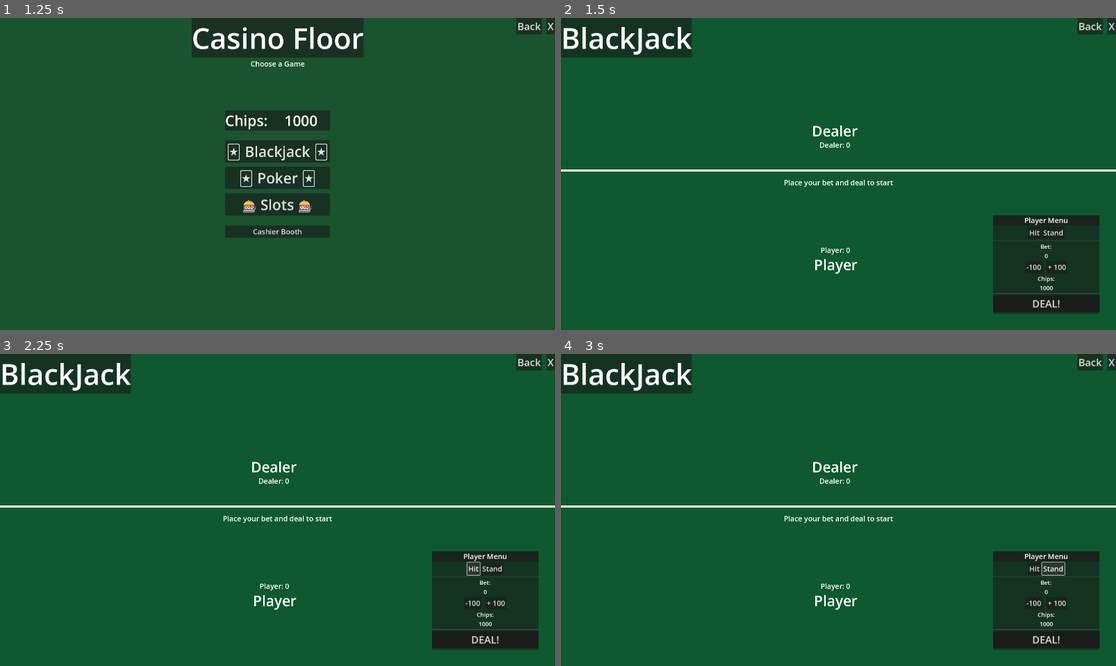
Above: before the commit, frames 1-4 (two rows, left to right).
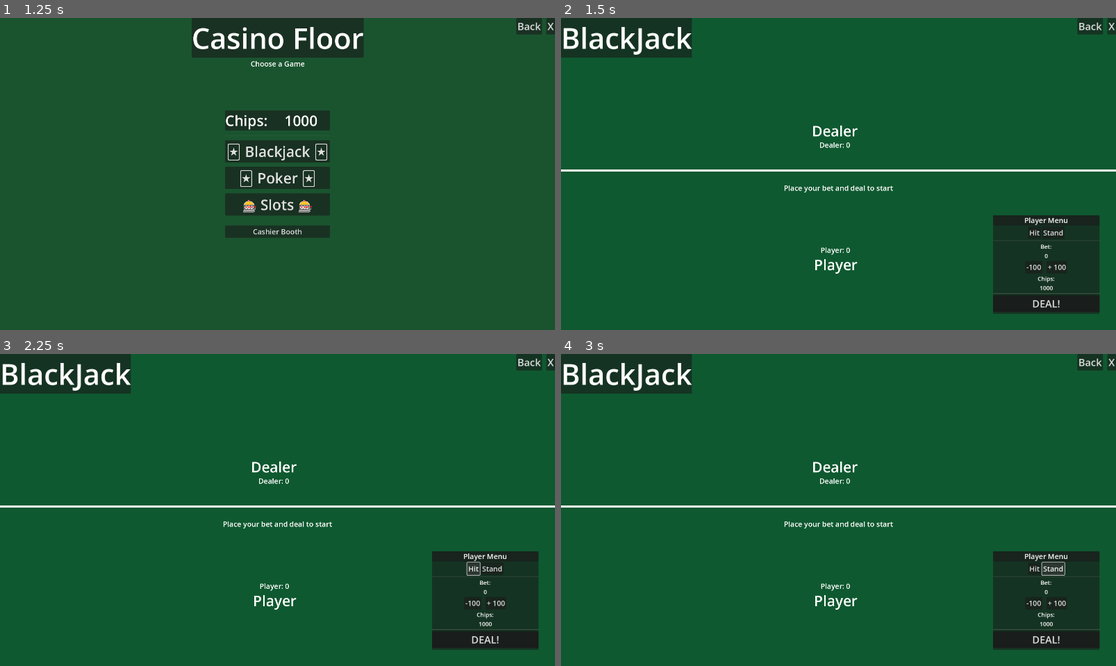
Above: after the commit, the same moments.

Repository: InadequateUsername/Ante-Up
Game: Godot game, scene res://Scenes/TitleScreen/title_screen.tscn
Two runs of this game, one before a commit and one after it. Both use one fixed random seed, a clock stepped at 60 frames per second and the inputs below.
Inputs:
- Up to frame 1 (1.25 s): click "New Game" at 0.5 s
- Up to frame 2 (1.5 s): click "🃏 Blackjack 🃏" at 1.25 s
- Up to frame 3 (2.25 s): click "Hit" at 2 s
- Up to frame 4 (3 s): click "Stand" at 2.75 s

Frame 1 is identical in both runs. In frame 2, 0.3% of the frame differs, in the area x 40-60%, y 51-56%; in frame 3, 0.3%; in frame 4, 0.3%.

Commit message:
More UI Crap
Title Screen, Casino Floor and Blackjack work flawless.

Diff:
--- a/Scenes/Games/Blackjack/blackjack.tscn
+++ b/Scenes/Games/Blackjack/blackjack.tscn
@@ -123,13 +123,14 @@
 anchor_right = 0.5
 anchor_bottom = 0.5
 offset_left = -189.0
-offset_top = 11.5
+offset_top = 30.5
 offset_right = 189.0
-offset_bottom = 46.5
+offset_bottom = 65.5
 grow_horizontal = 2
 grow_vertical = 2
 theme_override_font_sizes/font_size = 25
 text = "Place your bet and deal to start"
+horizontal_alignment = 1
 
 [node name="ReturnButtonsContainer" type="HBoxContainer" parent="UI"]
 layout_mode = 1
Not shown, changed: README.md
